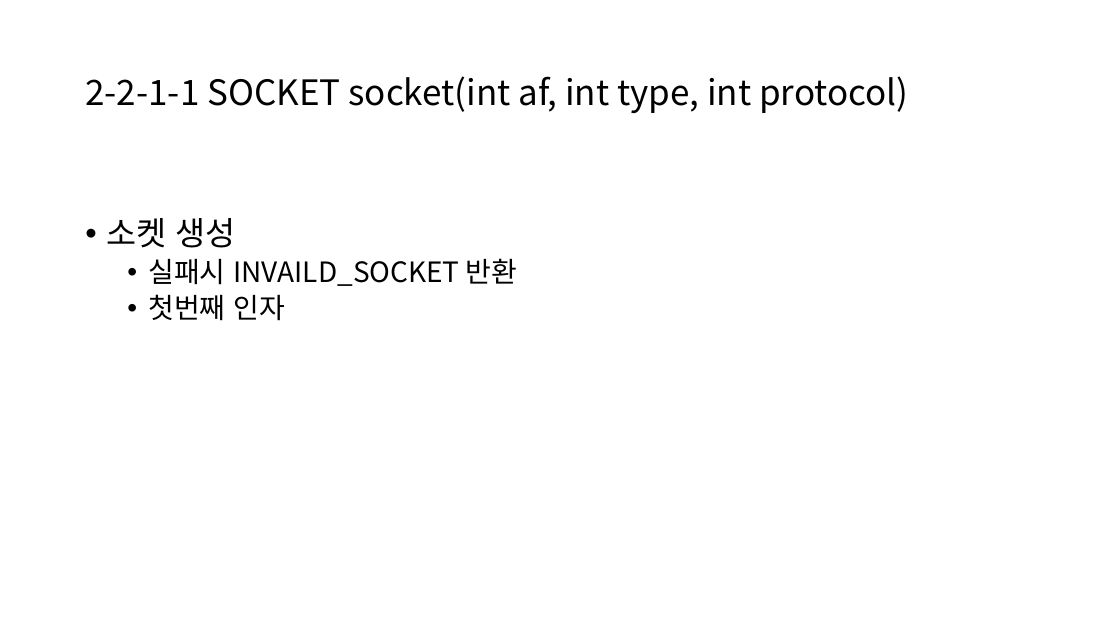
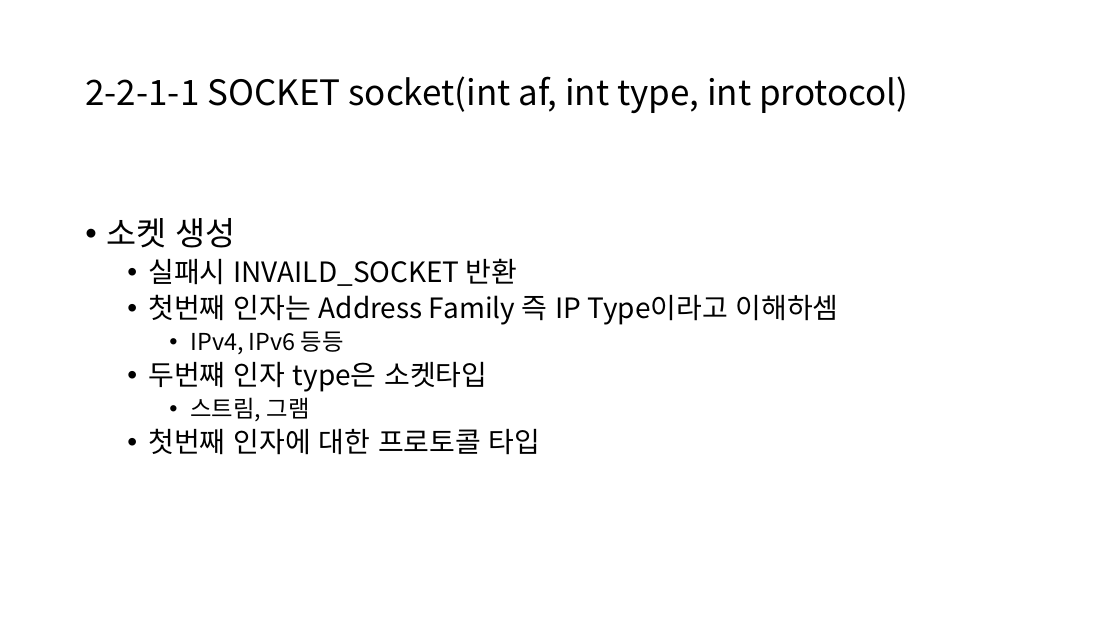
Before and after one commit to OnionLee/game_server_study, a slide deck: slide 8 of doc/온라인 게임 서버 - 기초편.pptx. Drawn at 1120x630 pixels with LibreOffice and Linux fonts; fonts in the diff are those of the drawing. Boxes give left, top, right and bottom in pixels: in the first picture for what was removed or moved away, otherwise in the second. Text is boxed around its words. In the diff, an @@ line names an element or a change of style, - is before the commit and + after.

```diff
--- a/doc/온라인 게임 서버 - 기초편.pptx
+++ b/doc/온라인 게임 서버 - 기초편.pptx
@@ text at [148,294,839,455]: text changed @@
-  • 첫번째 인자
+  • 첫번째 인자는 Address Family 즉 IP Type이라고 이해하셈
+    • IPv4, IPv6 등등
+  • 두번쨰 인자 type은 소켓타입
+    • 스트림, 그램
+  • 첫번째 인자에 대한 프로토콜 타입
```
Also in this commit, not shown: 2 other slides changed, 14 slides added, 12 other files.
